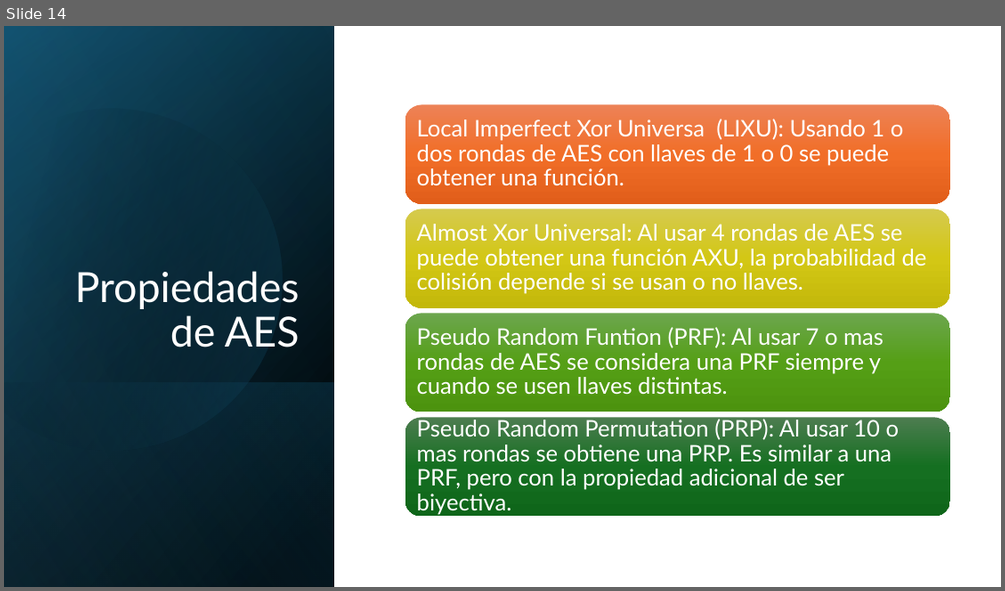
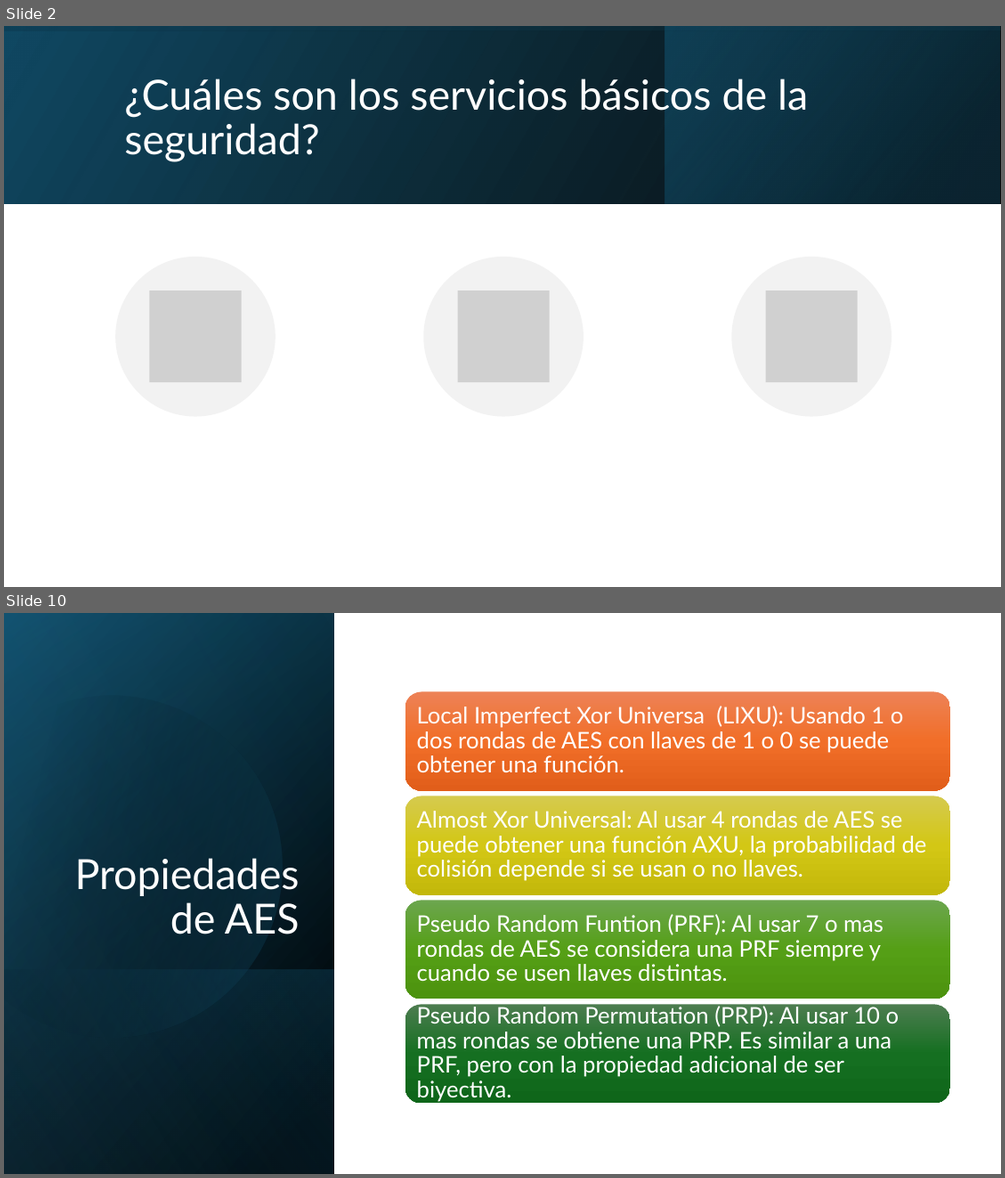
Before and after one commit to AlexPs06/Funciones-hash-vectorizadas, a slide deck: presentacion cripto hash.pptx. Shown one above the other, each under a label of ours: slide 14 before the commit, slides 2 and 10 after it; the slides between them are not shown. The pictures are 1005x591 and 1005x1178 pixels, drawn with LibreOffice and Linux fonts; fonts in the diff are those of the drawing; grey boxes stand for pictures. Boxes give left, top, right and bottom in pixels: in the first picture for what was removed or moved away, otherwise in the second. Text is boxed around its words. In the diff, an @@ line names an element or a change of style, - is before the commit and + after.

```diff
--- a/presentacion cripto hash.pptx
+++ b/presentacion cripto hash.pptx
@@ slide 2 added at <box>4,26,1001,587</box>, background #FFFFFF @@
@@ rectangle added at <box>4,26,1001,203</box>, fill gradient #000000 to #104862 @@
@@ rectangle added at <box>4,26,1001,203</box>, fill gradient #104862 to #000000 @@
@@ rectangle added at <box>665,26,1000,203</box>, fill gradient #0B3041 to #156082 @@
@@ title added at <box>124,79,808,162</box>, 40 pt, text #FFFFFF @@
+¿Cuáles son los servicios básicos de la seguridad?
@@ group added at <box>115,257,891,417</box>: 3 ellipses, 3 pictures @@
@@ what was slide 14 is now slide 10 @@
```
Also in this commit, not shown: 2 slides changed, 13 other slides added, 5 slides removed.
